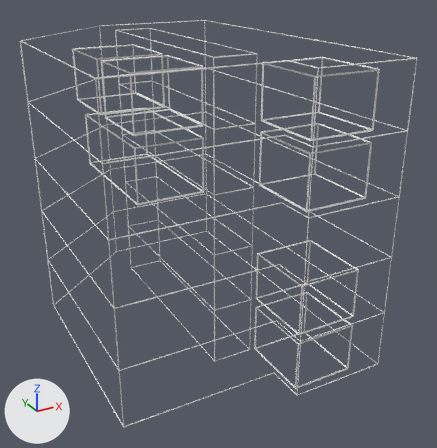
One commit to the glTF model R3.glb: the scene before it, then after it.
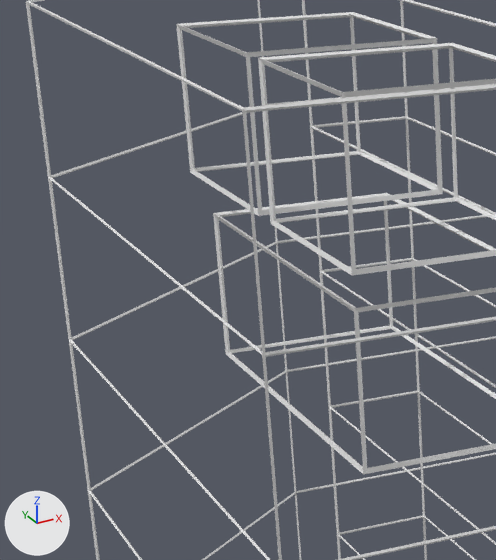
The first picture shows the older version from a 50 mm lens placed at (-1.63, -2.66, 0.67), pointed at (-0.21, -0.09, -0.62). The close-ups show both versions on the part from 2% to 42% of the width and 9% to 53% of the height of that picture; other places that the commit changed are outside them. The lights are fixed; the arrows at lower left show +X, +Y and +Z.

The first close-up shows 'heya', 'yuka'.
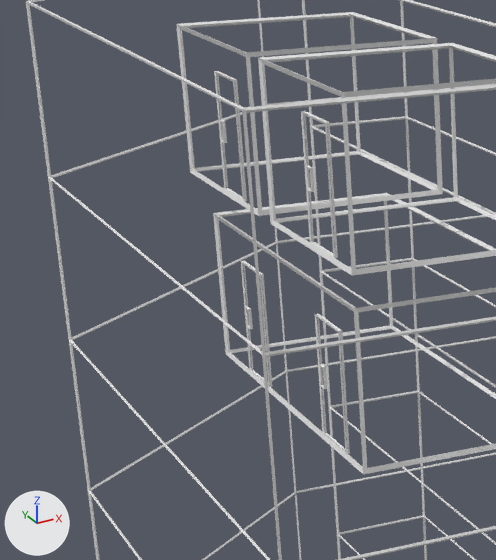
Edits to the bpy script that builds the scene:
```text
Add me_plane_006:
    me_plane_006.from_pydata(...)  # 80 vertices, 192 faces; spans x 1.093..1.101, y -0.365..-0.268, z -0.073..0.12
Add me_plane_001:
    me_plane_001.from_pydata(...)  # 80 vertices, 192 faces; spans x 1.093..1.101, y -0.365..-0.268, z -0.073..0.12
Add ob_plane_003:
    ob_plane_003 = bpy.data.objects.new('Plane.003', me_plane_006)
    ob_plane_003.location = (-1.877, 0.381, -0.207)
Add ob_plane_002:
    ob_plane_002 = bpy.data.objects.new('Plane.002', me_plane_006.copy())
    ob_plane_002.location = (-1.877, 0.03, -0.207)
Add ob_plane_001:
    ob_plane_001 = bpy.data.objects.new('Plane.001', me_plane_006.copy())
    ob_plane_001.location = (-1.877, 0.438, 0.095)
Add ob_plane:
    ob_plane = bpy.data.objects.new('Plane', me_plane_001)
    ob_plane.location = (-1.877, 0.03, 0.095)
```

Where the change shows, as pixel boxes (x1, y1, x2, y2) in the close-ups (496 x 560 px):
'Plane', added: after (301, 111, 338, 258)
'Plane.002', added: after (315, 314, 350, 454)
'Plane.001', added: after (214, 71, 247, 201)
'Plane.003', added: after (241, 261, 272, 387)
